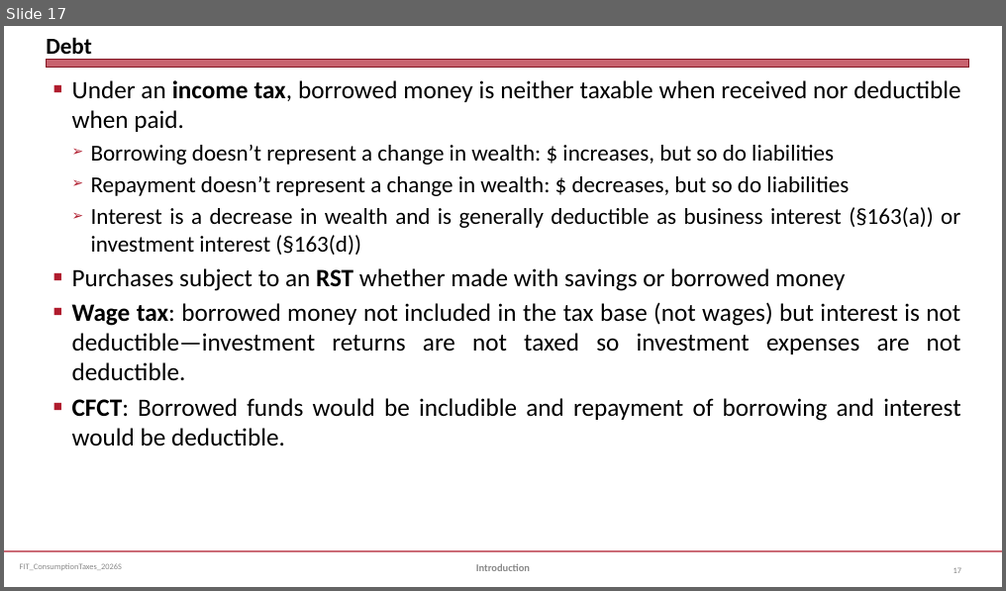
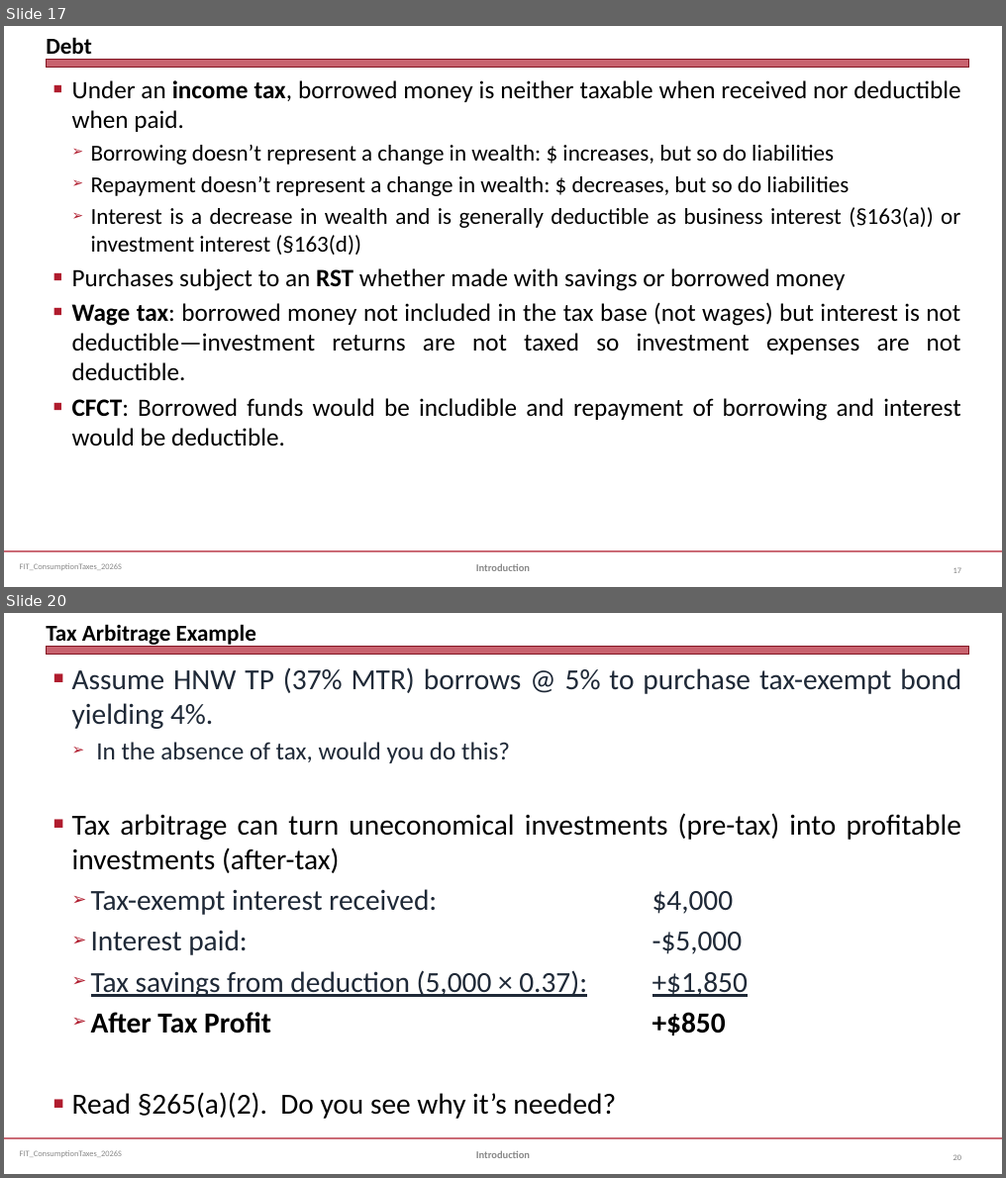
Before and after one commit to jmc877/Fed-Income-Tax, a slide deck: slides/FIT_ConsumptionTaxes_2026S.pptx. Shown one above the other, each under a label of ours: slide 17 before the commit, slides 17 and 20 after it; the slides between them are not shown. The pictures are 1006x591 and 1006x1178 pixels, drawn with LibreOffice and Linux fonts; fonts in the diff are those of the drawing. Boxes give left, top, right and bottom in pixels: in the first picture for what was removed or moved away, otherwise in the second. Text is boxed around its words. In the diff, an @@ line names an element or a change of style, - is before the commit and + after.

```diff
--- a/slides/FIT_ConsumptionTaxes_2026S.pptx
+++ b/slides/FIT_ConsumptionTaxes_2026S.pptx
@@ slide 20 added at [4, 613, 1002, 1174], background #FFFFFF; not listed: 3 template elements that a slide beside it also shows @@
@@ title added at [46, 624, 256, 648], 22 pt, text #000000, bold @@
+Tax Arbitrage Example
@@ text added at [72, 667, 962, 1119], 28 pt, text #1F2937 @@
+■ Assume HNW TP (37% MTR) borrows @ 5% to purchase tax-exempt bond yielding 4%.
+  ➢ In the absence of tax, would you do this?
+■ Tax arbitrage can turn uneconomical investments (pre-tax) into profitable investments (after-tax)
+  ➢ Tax-exempt interest received: $4,000
+  ➢ Interest paid: -$5,000
+  ➢ Tax savings from deduction (5,000 × 0.37): +$1,850
+  ➢ After Tax Profit +$850
+■ Read §265(a)(2). Do you see why it’s needed?
@@ text added at [476, 1151, 530, 1158], 10 pt, text #898989, bold @@
+Introduction
@@ page number added at [953, 1155, 961, 1160], 8 pt, text #808080 @@
+20
```
Also in this commit, not shown: 5 slides changed, 3 other slides added, 24 other files.
